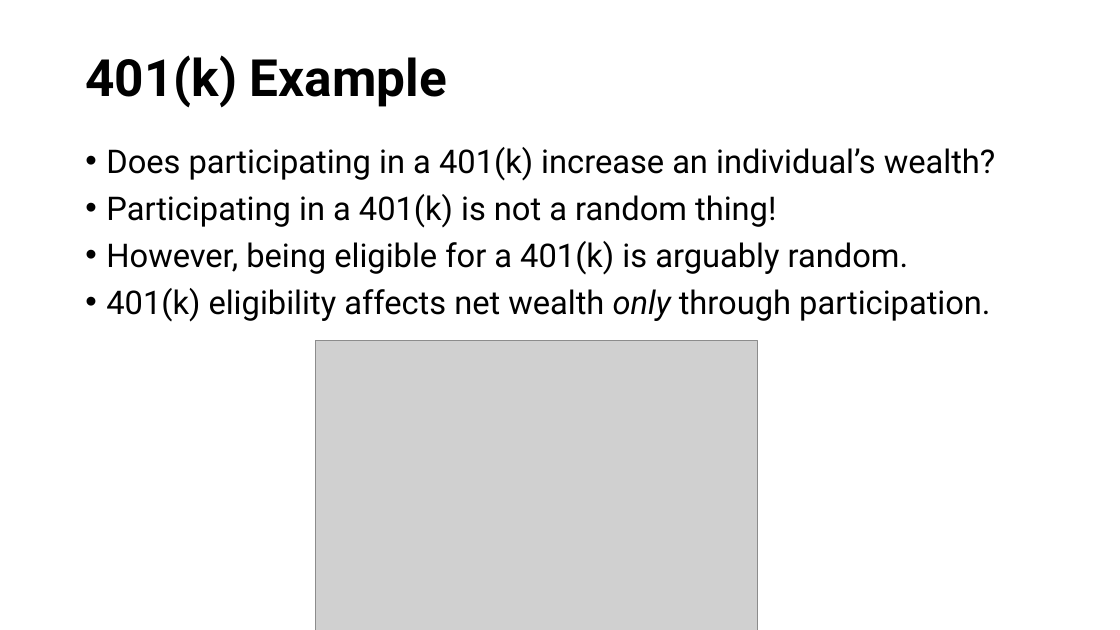
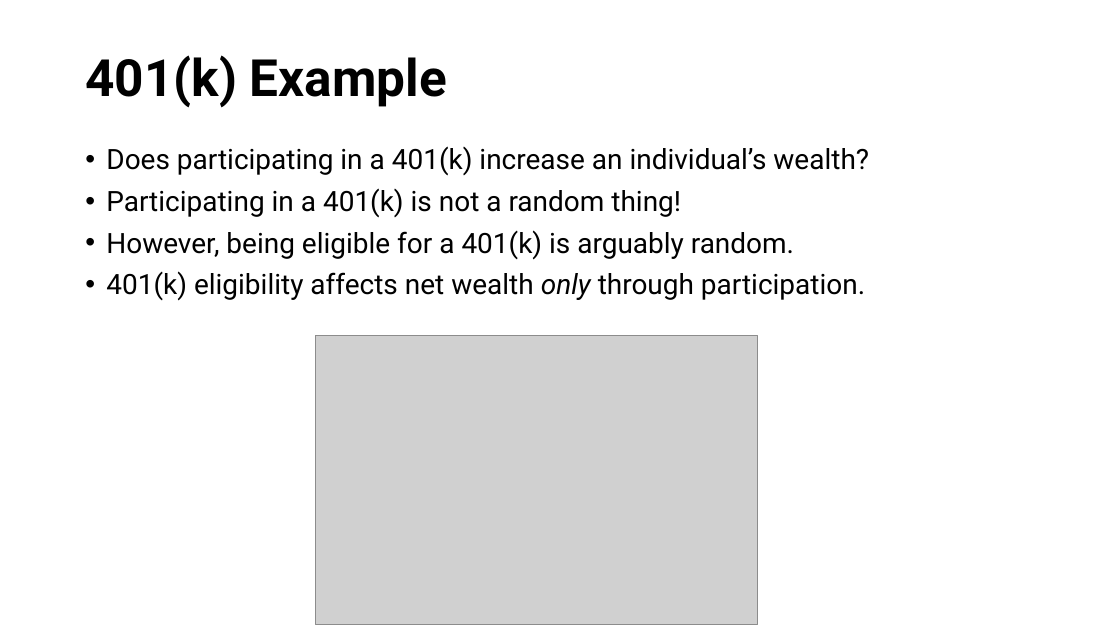
Before and after one commit to causal3900/causal3900.github.io, a slide deck: slide 5 of assets/discussions/discussion9-slides.pptx (slide 4 before the commit). Drawn at 1120x630 pixels with LibreOffice and Linux fonts; fonts in the diff are those of the drawing; grey boxes stand for pictures. Boxes give left, top, right and bottom in pixels: in the first picture for what was removed or moved away, otherwise in the second. Text is boxed around its words. In the diff, an @@ line names an element or a change of style, - is before the commit and + after.

```diff
--- a/assets/discussions/discussion9-slides.pptx
+++ b/assets/discussions/discussion9-slides.pptx
@@ text "Does participating in a 401(k) ..." at box(106, 146, 869, 301): size 28 to 24 pt @@
@@ picture: place and size @@
-picture at box(316, 341, 758, 630)
+picture at box(316, 335, 758, 624)
```
Also in this commit, not shown: 2 other slides changed, 2 slides added, 2 slides removed, 44 other files.
